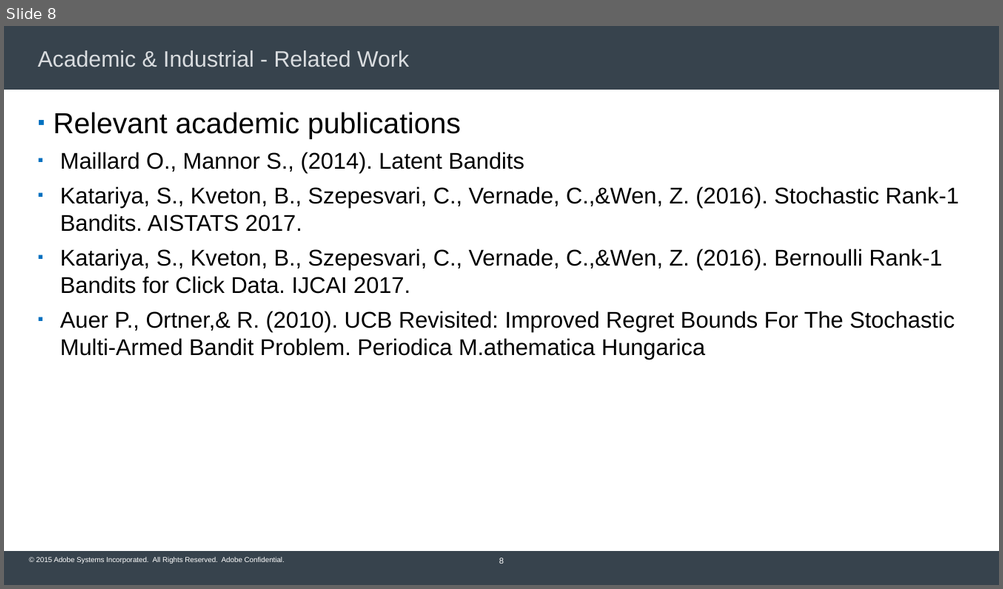
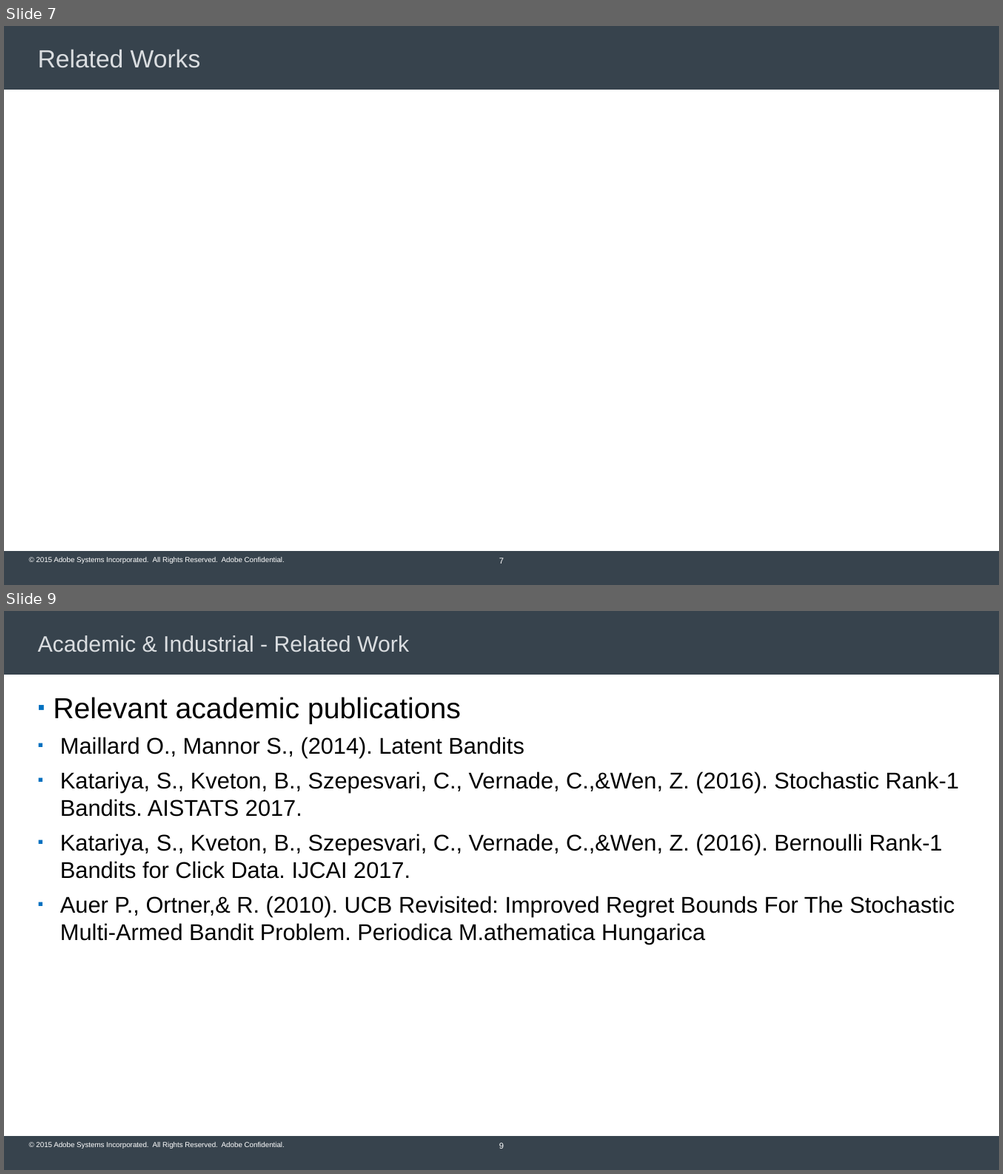
Before and after one commit to Subhojyoti/Adobe_Intern, a slide deck: Adobe PPT/Subho_Inception_talk.pptx. Shown one above the other, each under a label of ours: slide 8 before the commit, slides 7 and 9 after it; the slides between them are not shown. The pictures are 1003x589 and 1003x1174 pixels, drawn with LibreOffice and Linux fonts; fonts in the diff are those of the drawing; grey boxes stand for pictures; background and template pictures are left out. Boxes give left, top, right and bottom in pixels: in the first picture for what was removed or moved away, otherwise in the second. Text is boxed around its words. In the diff, an @@ line names an element or a change of style, - is before the commit and + after.

```diff
--- a/Adobe PPT/Subho_Inception_talk.pptx
+++ b/Adobe PPT/Subho_Inception_talk.pptx
@@ slide 7 added at [4,26,999,585], background #FFFFFF; not listed: 3 template elements that a slide beside it also shows @@
@@ title added at [38,49,201,68], 24 pt, text #DADDE0 @@
+Related Works
@@ page number added at [499,558,504,564], 8 pt, text #FFFFFF @@
+7
@@ what was slide 8 is now slide 9 @@
@@ page number at [499,1143,504,1149]: text changed @@
-8
+9
```
Also in this commit, not shown: 6 slides changed, 4 other files.
